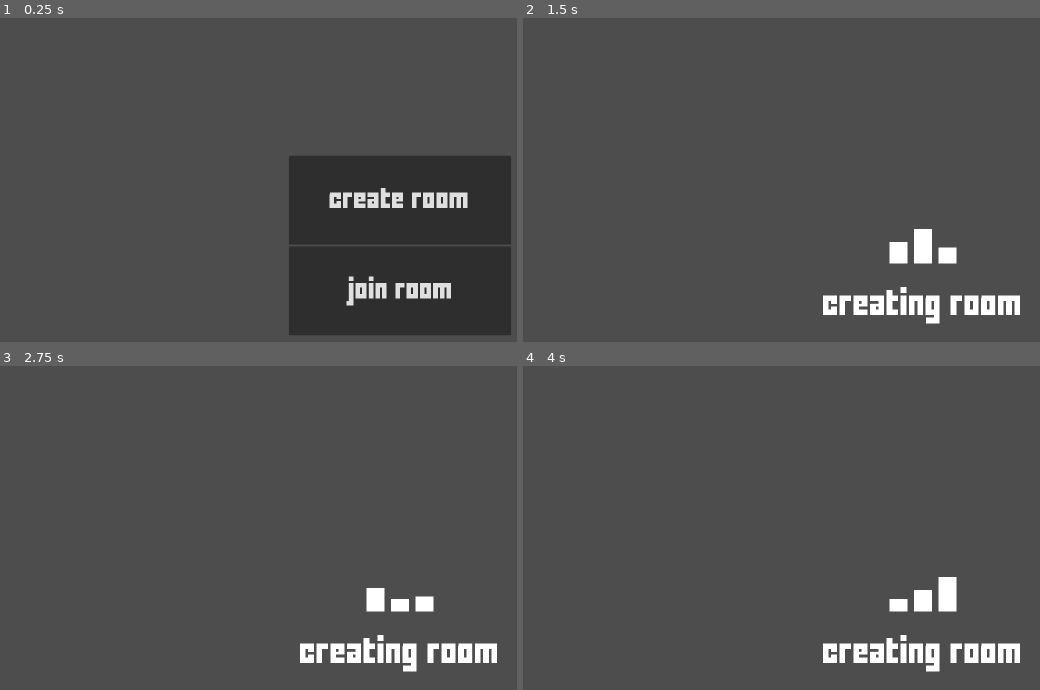
Above: before the commit, frames 1-4 (two rows, left to right).
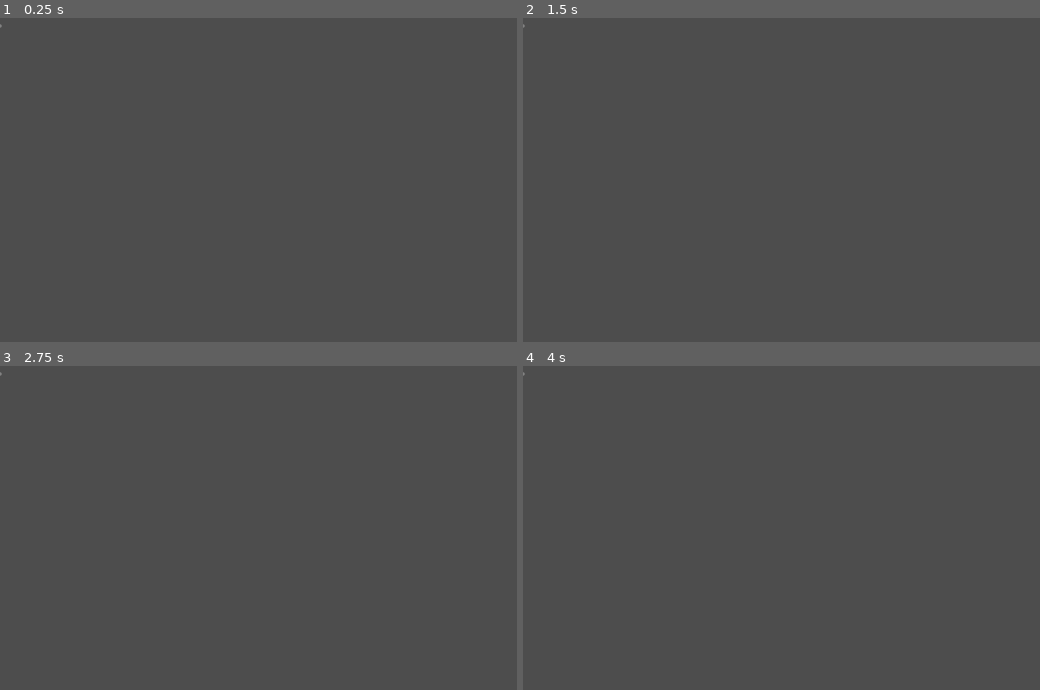
Above: after the commit, the same moments.

Repository: IslamRustamov/wizard_cats_wonderful_videogames_gd
Game: Godot game, scene res://src/screens/creating_room/creating_room.tscn
Two runs of this game, one before a commit and one after it. Both use one fixed random seed, a clock stepped at 60 frames per second and the inputs below. This scene is started directly instead of the project's main scene.
Inputs (mouse positions are in pixels of both pictures, inside the frame that each line leads up to):
- Up to frame 1 (0.25 s): no input
- Up to frame 2 (1.5 s): click (921, 199) at 0.5 s, where only the run before the commit has a clickable "create room"; hold Right (Right) from 1.28 s (still down); tap Space (Action) at 1.35 s
- Up to frame 3 (2.75 s): keep holding Right (Right); tap Enter at 2 s; tap Space (Action) at 2.1 s
- Up to frame 4 (4 s): release Right (Right) at 2.78 s; hold Left (Left) from 2.78 s (still down); tap Space (Action) at 2.85, 3.5, 3.6 s

The runs differ from the first frame. In frame 1, 23% of the frame differs, in the area x 0-99%, y 1-98%; in frame 2, 2.7%; in frame 3, 2.5%; in frame 4, 2.6%.
Error before the commit: Invalid access to property or key 'name' on a base object of type 'String'. (res://src/screens/waiting_room/waiting_room.gd:32)

Commit message:
refactoring

Diff:
--- /dev/null
+++ b/src/components/game_button/game_button.gd
@@ -0,0 +1,10 @@
+extends Button
+class_name GameButton
+
+@onready var label = $Panel/VBoxContainer/Label
+
+func set_game_name(game_name: String):
+	label.text = game_name
+
+func set_button_handler(handler: Callable):
+	pressed.connect(handler)
--- /dev/null
+++ b/src/components/game_button/game_button.tscn
@@ -0,0 +1,76 @@
+[gd_scene load_steps=9 format=3 uid="uid://c7runagplsibv"]
+
+[ext_resource type="Script" path="res://src/components/game_button/game_button.gd" id="1_dlkob"]
+[ext_resource type="Texture2D" uid="uid://bpvfnw5673q1m" path="res://src/games/knucklebones/assets/sprites/wizard_cat/wizard_cat_default.png" id="1_m6nan"]
+[ext_resource type="FontFile" uid="uid://gwgx5sp0s20n" path="res://assets/fonts/fffforward.ttf" id="2_pcqpu"]
+
+[sub_resource type="StyleBoxFlat" id="StyleBoxFlat_5wnes"]
+bg_color = Color(0.6, 0.6, 0.6, 0)
+
+[sub_resource type="StyleBoxFlat" id="StyleBoxFlat_1a42c"]
+bg_color = Color(0.6, 0.6, 0.6, 0.254902)
+corner_radius_top_left = 20
+corner_radius_top_right = 20
+corner_radius_bottom_right = 20
+corner_radius_bottom_left = 20
+
+[sub_resource type="StyleBoxFlat" id="StyleBoxFlat_735pu"]
+bg_color = Color(0.6, 0.6, 0.6, 0.14902)
+
+[sub_resource type="StyleBoxFlat" id="StyleBoxFlat_a6ke8"]
+bg_color = Color(0.6, 0.6, 0.6, 0.14902)
+corner_radius_top_left = 20
+corner_radius_top_right = 20
+corner_radius_bottom_right = 20
+corner_radius_bottom_left = 20
+
+[sub_resource type="StyleBoxFlat" id="StyleBoxFlat_biqqq"]
+bg_color = Color(1, 1, 1, 1)
+corner_radius_top_left = 20
+corner_radius_top_right = 20
+corner_radius_bottom_right = 20
+corner_radius_bottom_left = 20
+
+[node name="GameButton" type="Button"]
+custom_minimum_size = Vector2(500, 600)
+mouse_default_cursor_shape = 2
+theme_override_styles/normal = SubResource("StyleBoxFlat_5wnes")
+theme_override_styles/hover = SubResource("StyleBoxFlat_1a42c")
+theme_override_styles/pressed = SubResource("StyleBoxFlat_735pu")
+theme_override_styles/focus = SubResource("StyleBoxFlat_a6ke8")
+script = ExtResource("1_dlkob")
+
+[node name="Panel" type="Panel" parent="."]
+z_index = -1
+custom_minimum_size = Vector2(500, 600)
+layout_mode = 2
+offset_right = 500.0
+offset_bottom = 600.0
+size_flags_horizontal = 4
+size_flags_vertical = 4
+mouse_filter = 2
+mouse_default_cursor_shape = 2
+theme_override_styles/panel = SubResource("StyleBoxFlat_biqqq")
+
+[node name="VBoxContainer" type="VBoxContainer" parent="Panel"]
+layout_mode = 0
+offset_right = 500.0
+offset_bottom = 600.0
+alignment = 1
+
+[node name="TextureRect" type="TextureRect" parent="Panel/VBoxContainer"]
+custom_minimum_size = Vector2(200, 300)
+layout_mode = 2
+size_flags_horizontal = 4
+texture = ExtResource("1_m6nan")
+expand_mode = 1
+stretch_mode = 4
+
+[node name="Label" type="Label" parent="Panel/VBoxContainer"]
+layout_mode = 2
+size_flags_horizontal = 4
+size_flags_vertical = 1
+theme_override_colors/font_color = Color(0, 0, 0, 1)
+theme_override_fonts/font = ExtResource("2_pcqpu")
+theme_override_font_sizes/font_size = 40
+text = "Knucklebones"
--- a/src/components/list/list.gd
+++ b/src/components/list/list.gd
@@ -1,9 +1,31 @@
-extends Node2D
-class_name List
+extends Control
+class_name GamesList
+
+@onready var debug_button = $ScrollContainer/HBoxContainer/Button
+@onready var h_container = $ScrollContainer/HBoxContainer
+
+var game_button_scene = preload("res://src/components/game_button/game_button.tscn")
 
 func _ready():
-	$Control.size.x = get_viewport_rect().size.x
-	$Control.size.y = get_viewport_rect().size.y
+	# DEBUG
+	if get_parent() != get_window():
+		debug_button.queue_free()
 
+func add_new_button(game_name: String, button_pressed_handler: Callable):
+	var game_button_instance: GameButton = game_button_scene.instantiate()
+
+	h_container.add_child(game_button_instance)
+
+	game_button_instance.set_game_name(game_name)
+	game_button_instance.set_button_handler(button_pressed_handler)
+
+	#var game_button = GameButton.new()
+	#
+	#h_container.add_child(game_button)
+
+	#game_button.set_game_name(game_name)
+
+# deprecated
 func push_list_item(item):
-	$Control/VBoxContainer.add_child(item)
+	pass
+	#$VBoxContainer.add_child(item)
--- a/src/components/list/list.tscn
+++ b/src/components/list/list.tscn
@@ -1,25 +1,38 @@
-[gd_scene load_steps=2 format=3 uid="uid://dtpamqjs6bu2r"]
+[gd_scene load_steps=3 format=3 uid="uid://dtpamqjs6bu2r"]
 
 [ext_resource type="Script" path="res://src/components/list/list.gd" id="1_88cp8"]
+[ext_resource type="PackedScene" uid="uid://c7runagplsibv" path="res://src/components/game_button/game_button.tscn" id="2_0qsvc"]
 
-[node name="List" type="Node2D"]
+[node name="GamesList" type="Control"]
+layout_mode = 3
+anchors_preset = 15
+anchor_right = 1.0
+anchor_bottom = 1.0
+grow_horizontal = 2
+grow_vertical = 2
 script = ExtResource("1_88cp8")
 
-[node name="Control" type="Control" parent="."]
-layout_mode = 3
-anchors_preset = 0
-size_flags_horizontal = 3
-size_flags_vertical = 3
-
-[node name="VBoxContainer" type="VBoxContainer" parent="Control"]
+[node name="ScrollContainer" type="ScrollContainer" parent="."]
+clip_contents = false
+custom_minimum_size = Vector2(2.08165e-12, 620)
 layout_mode = 1
-anchors_preset = 8
-anchor_left = 0.5
+anchors_preset = 14
 anchor_top = 0.5
-anchor_right = 0.5
+anchor_right = 1.0
 anchor_bottom = 0.5
+offset_top = -4.0
+offset_bottom = 4.0
 grow_horizontal = 2
 grow_vertical = 2
-size_flags_horizontal = 3
-size_flags_vertical = 3
+follow_focus = true
+
+[node name="HBoxContainer" type="HBoxContainer" parent="ScrollContainer"]
+custom_minimum_size = Vector2(1800, 600)
+layout_mode = 2
+size_flags_vertical = 4
+theme_override_constants/separation = 33
 alignment = 1
+
+[node name="Button" parent="ScrollContainer/HBoxContainer" instance=ExtResource("2_0qsvc")]
+visible = false
+layout_mode = 2
--- a/src/screens/games_list/games_list.gd
+++ b/src/screens/games_list/games_list.gd
@@ -1,9 +1,18 @@
 extends Node2D
-class_name GamesList
+class_name GamesListScreen
+
+@onready var persistent_storage = $PersistentStorage
+
+@onready var network_client = $NetworkClient
+@onready var games_controller = $GamesController
+@onready var players_controller = $PlayersController
+
+@onready var loader = $Loader
+@onready var games_list = $Panel/GamesList
 
 func _ready():
-	$GamesController.inject_network_client($NetworkClient)
-	$PlayersController.inject_network_client($NetworkClient)
+	games_controller.inject_network_client(network_client)
+	players_controller.inject_network_client(network_client)
 
 	await init_player()
 
@@ -14,26 +23,26 @@
 	build_games_list(games)
 
 func init_player():
-	$Loader.set_text("Initialising player")
-	$Loader.show_loader()
+	loader.set_text("Initialising player")
+	loader.show_loader()
 
-	var player_id = $PersistentStorage.get_id()
+	var player_id = persistent_storage.get_id()
 
 	if player_id == null:
-		player_id = await $PlayersController.create_player()
+		player_id = await players_controller.create_player()
 
 		print(player_id)
 
-		$PersistentStorage.save_id(player_id)
+		persistent_storage.save_id(player_id)
 	else:
 		print("found id, its ", player_id)
 
 func get_games():
-	$Loader.set_text("Loading list of games")
+	loader.set_text("Loading list of games")
 
-	var games = await $GamesController.get_games()
+	var games = await games_controller.get_games()
 
-	$Loader.hide_loader()
+	loader.hide_loader()
 
 	return games
 
@@ -43,6 +52,8 @@
 			GameStore.set_selected_game(game)
 			NavigationService.open_creating_room_screen()
 
-		var button = $ButtonUtils.create_button(game.name, button_pressed_handler)
+		#var button = $ButtonUtils.create_button(game.name, button_pressed_handler)
+		#
+		#$List.push_list_item(button)
 
-		$List.push_list_item(button)
+		games_list.add_new_button(game.name, button_pressed_handler)
--- a/src/screens/games_list/games_list.tscn
+++ b/src/screens/games_list/games_list.tscn
@@ -9,7 +9,7 @@
 [ext_resource type="PackedScene" uid="uid://dtpamqjs6bu2r" path="res://src/components/list/list.tscn" id="5_b7pn2"]
 [ext_resource type="PackedScene" uid="uid://ccjsixpco6oa3" path="res://src/network/controllers/players_controller/players_controller.tscn" id="5_rb0u8"]
 
-[node name="GamesList" type="Node2D"]
+[node name="GamesListScreen" type="Node2D"]
 script = ExtResource("1_f7mjy")
 
 [node name="PersistentStorage" parent="." instance=ExtResource("2_2olxg")]
@@ -25,4 +25,15 @@
 [node name="Loader" parent="." instance=ExtResource("4_4px7a")]
 position = Vector2(125, 182)
 
-[node name="List" parent="." instance=ExtResource("5_b7pn2")]
+[node name="Panel" type="Control" parent="."]
+layout_mode = 3
+anchors_preset = 15
+anchor_right = 1.0
+anchor_bottom = 1.0
+offset_right = 1800.0
+offset_bottom = 1800.0
+grow_horizontal = 2
+grow_vertical = 2
+
+[node name="GamesList" parent="Panel" instance=ExtResource("5_b7pn2")]
+layout_mode = 1
